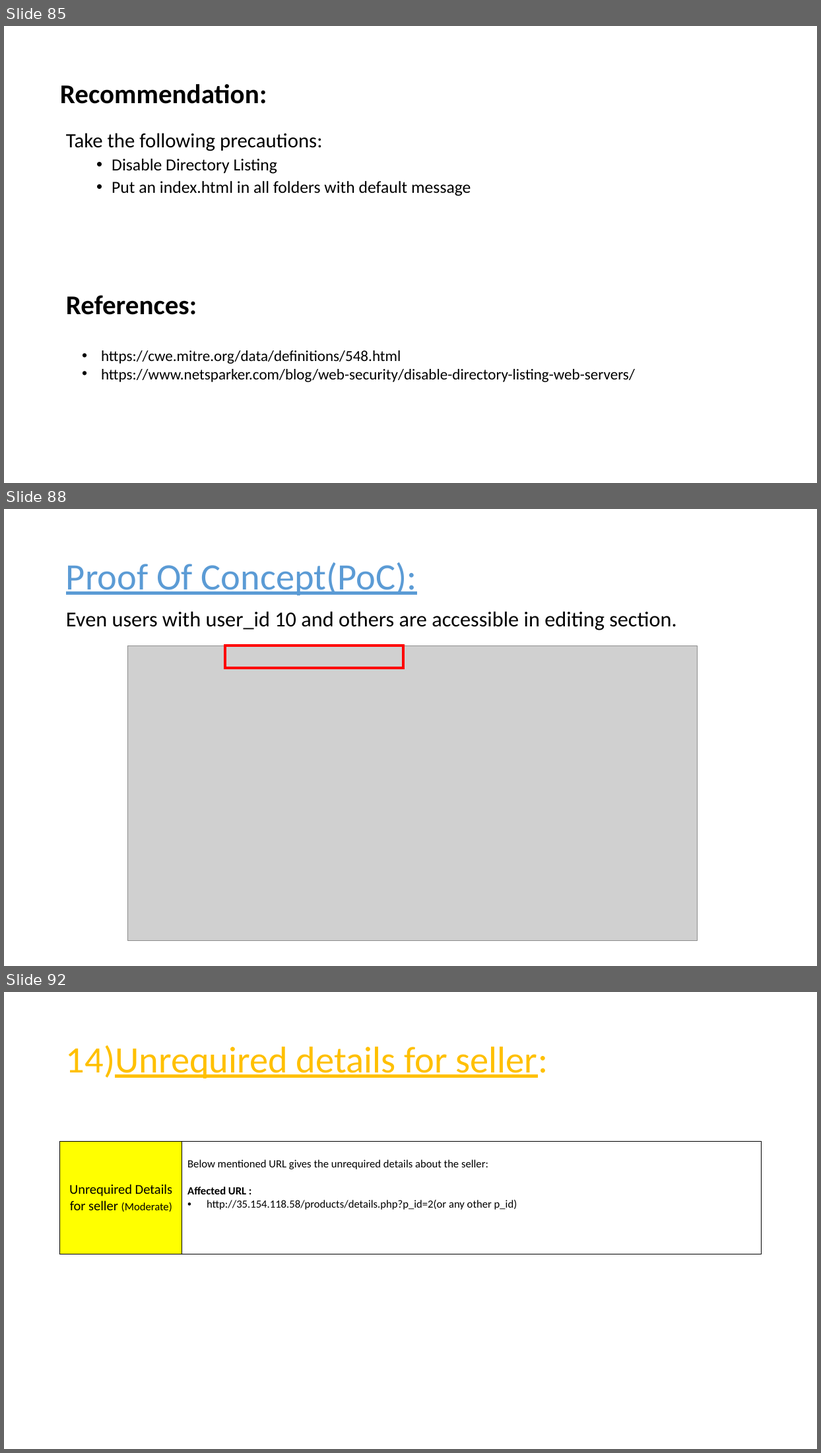
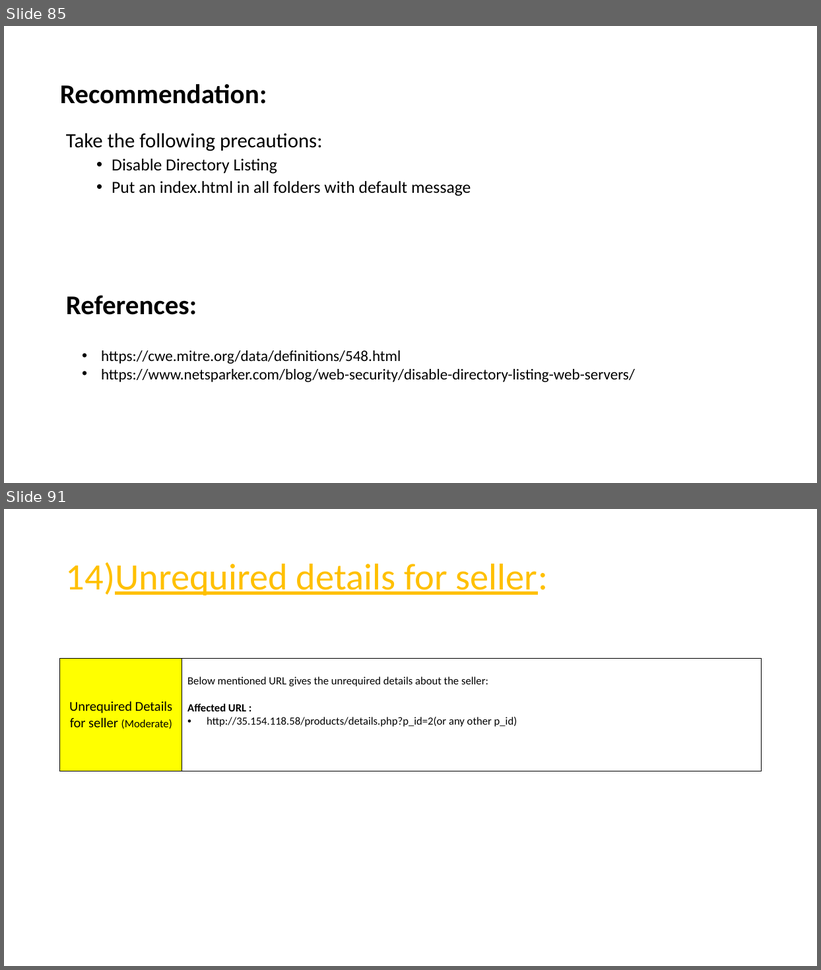
Before and after one commit to RocktimRajkumar/CEH-hack-a-thon, a slide deck: reports/Lifestyle Store/LifeStyle Store Application Reports.pptx. Shown one above the other, each under a label of ours: slides 85, 88 and 92 before the commit, slides 85 and 91 after it; the slides between them are not shown. The pictures are 821x1453 and 821x970 pixels, drawn with LibreOffice and Linux fonts; fonts in the diff are those of the drawing; grey boxes stand for pictures. Boxes give left, top, right and bottom in pixels: in the first picture for what was removed or moved away, otherwise in the second. Text is boxed around its words. In the diff, an @@ line names an element or a change of style, - is before the commit and + after.

```diff
--- a/reports/Lifestyle Store/LifeStyle Store Application Reports.pptx
+++ b/reports/Lifestyle Store/LifeStyle Store Application Reports.pptx
@@ slide 88 removed at [4, 509, 817, 966], background #FFFFFF @@
@@ title removed at [66, 562, 417, 595] @@
-Proof Of Concept(PoC):
@@ text removed at [66, 611, 677, 630] @@
-Even users with user_id 10 and others are accessible in editing section.
@@ picture removed at [128, 646, 698, 941] @@
@@ rectangle removed at [225, 646, 403, 667] @@
@@ what was slide 92 is now slide 91 @@
```
Also in this commit, not shown: 4 slides changed, 1 slide added, 1 other slide removed.
